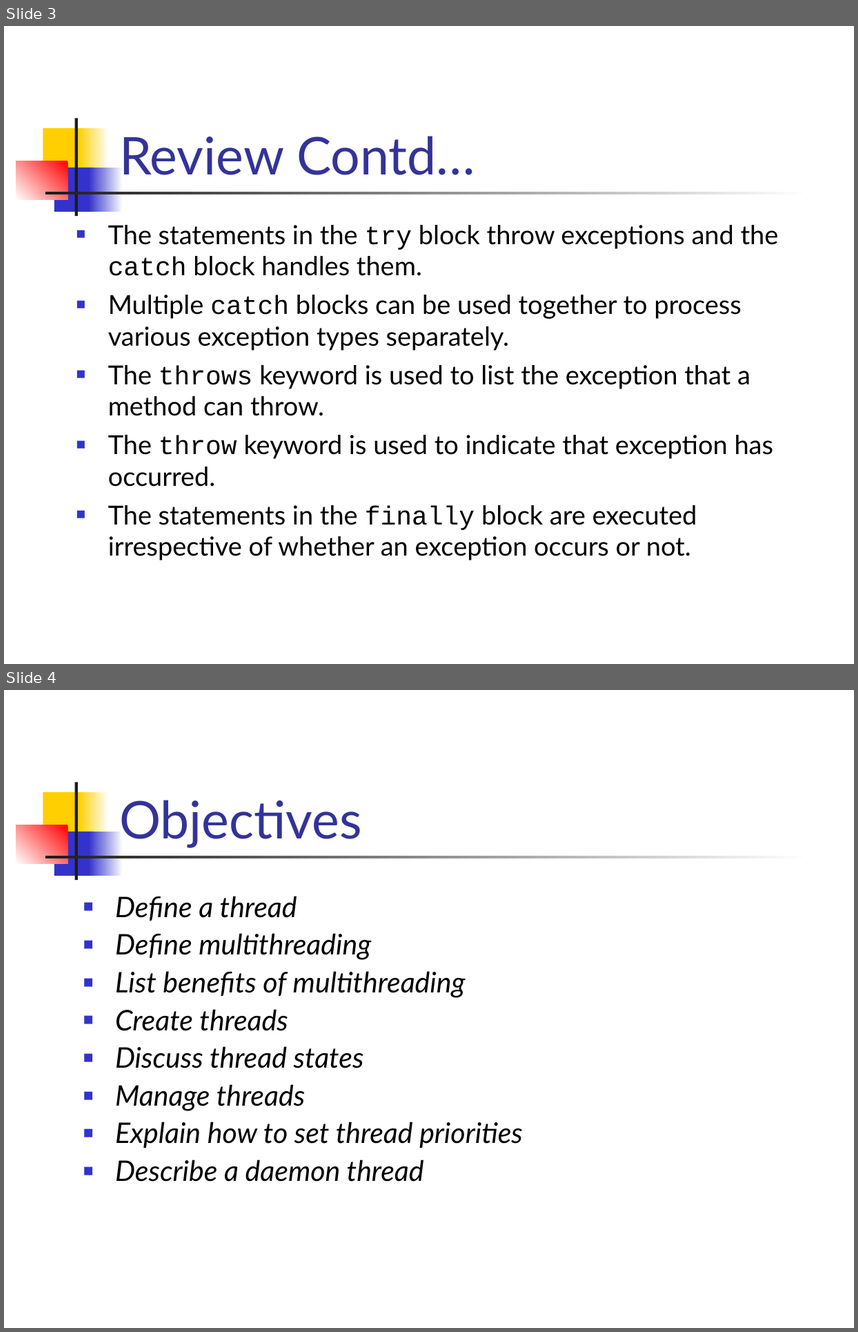
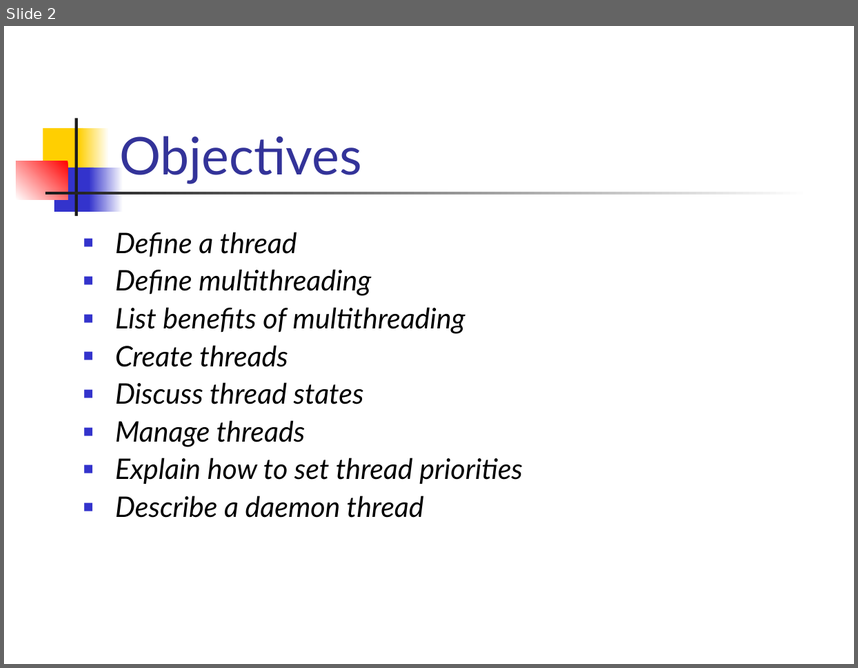
Before and after one commit to ntmanh2112/aptech-sem2-0907e, a slide deck: Lessions/GAJ/Slide/01. Thread.ppt. Shown one above the other, each under a label of ours: slides 3 and 4 before the commit, slide 2 after it. The pictures are 858x1332 and 858x668 pixels, drawn with LibreOffice and Linux fonts; fonts in the diff are those of the drawing. Boxes give left, top, right and bottom in pixels: in the first picture for what was removed or moved away, otherwise in the second. Text is boxed around its words. In the diff, an @@ line names an element or a change of style, - is before the commit and + after.

```diff
--- a/Lessions/GAJ/Slide/01. Thread.ppt
+++ b/Lessions/GAJ/Slide/01. Thread.ppt
@@ slide 3 removed at (4, 26, 854, 664), background #FFFFFF; not listed: 7 template elements that a slide beside it also shows @@
@@ title removed at (119, 136, 475, 175) @@
-Review Contd…
@@ text removed at (108, 225, 779, 560) @@
-■ The statements in the try block throw exceptions and the catch block handles them.
-■ Multiple catch blocks can be used together to process various exception types separately.
-■ The throws keyword is used to list the exception that a method can throw.
-■ The throw keyword is used to indicate that exception has occurred.
-■ The statements in the finally block are executed irrespective of whether an exception occurs or not.
@@ what was slide 4 is now slide 2 @@
```
Also in this commit, not shown: 1 slide changed, 1 other slide removed.
